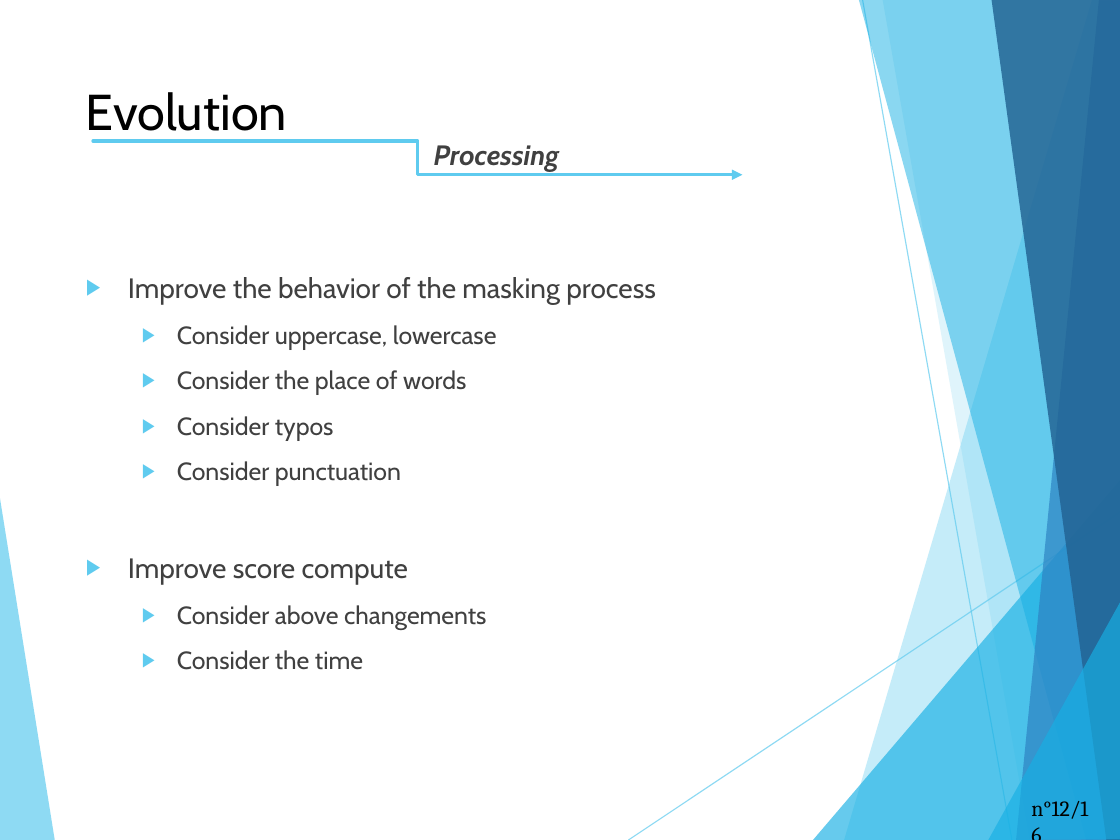
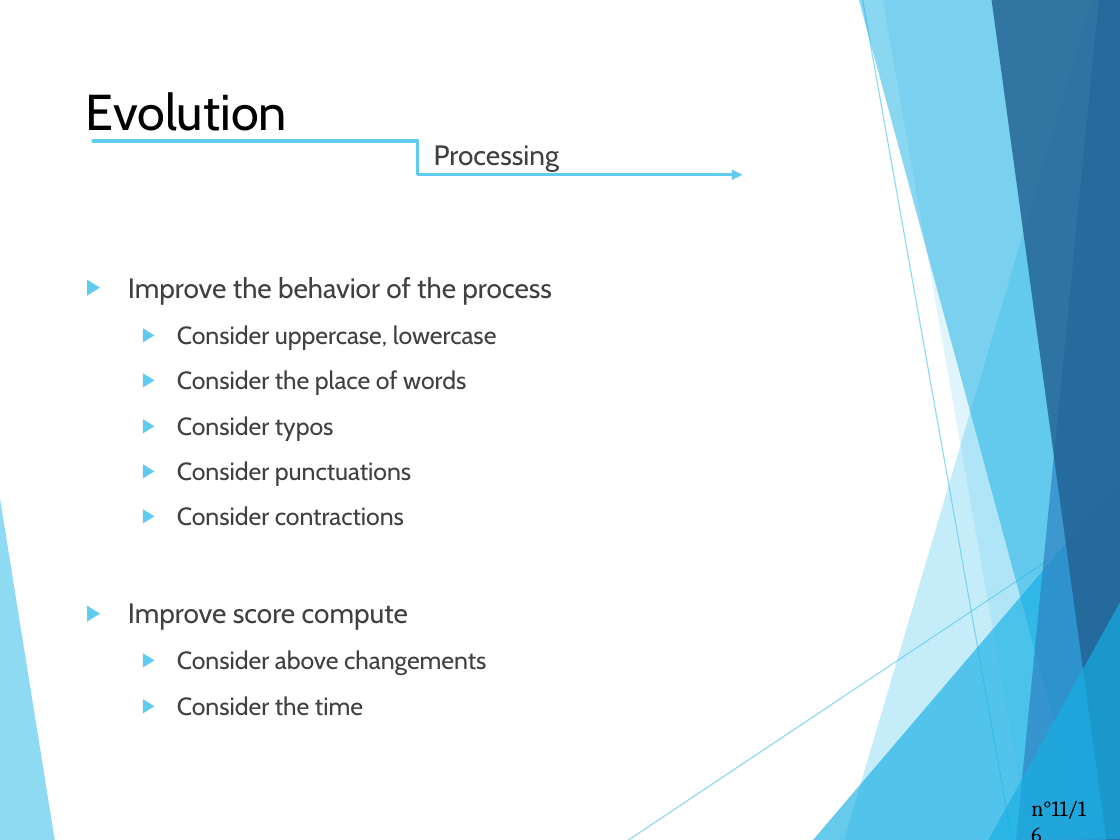
Before and after one commit to Terrasse/Dontforgetthelyrics, a slide deck: slide 11 of English_project.pptx (slide 12 before the commit). Drawn at 1120x840 pixels with LibreOffice and Linux fonts; fonts in the diff are those of the drawing. Boxes give left, top, right and bottom in pixels: in the first picture for what was removed or moved away, otherwise in the second. Text is boxed around its words. In the diff, an @@ line names an element or a change of style, - is before the commit and + after.

```diff
--- a/English_project.pptx
+++ b/English_project.pptx
@@ text "Processing" at (434, 145, 559, 172): bold off, italic off @@
@@ text at (128, 277, 552, 304): text changed @@
-▶ Improve the behavior of the masking process
+▶ Improve the behavior of the process
@@ text at (177, 461, 411, 526): text changed @@
-  ▶ Consider punctuation
+  ▶ Consider punctuations
+  ▶ Consider contractions
@@ page number at (1031, 801, 1086, 819): text changed @@
-n°12/16
+n°11/16
```
Also in this commit, not shown: 4 other slides changed.
